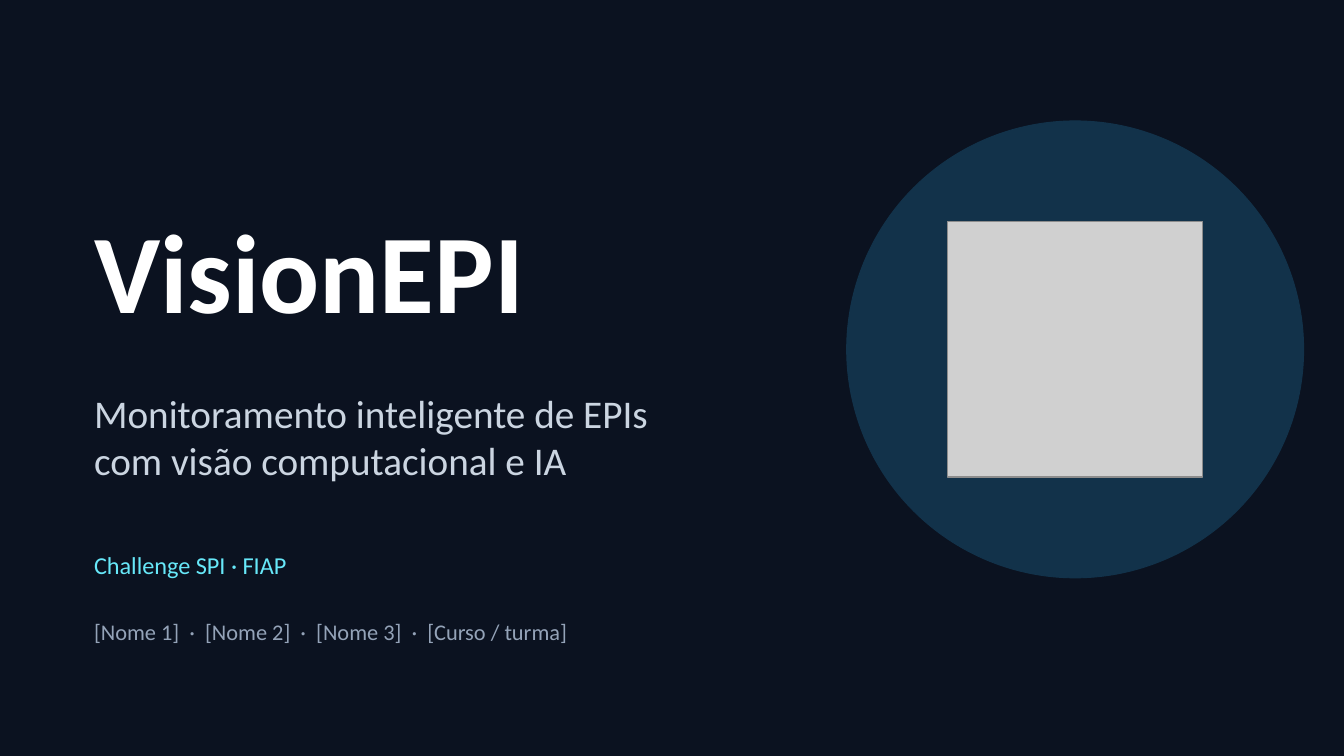
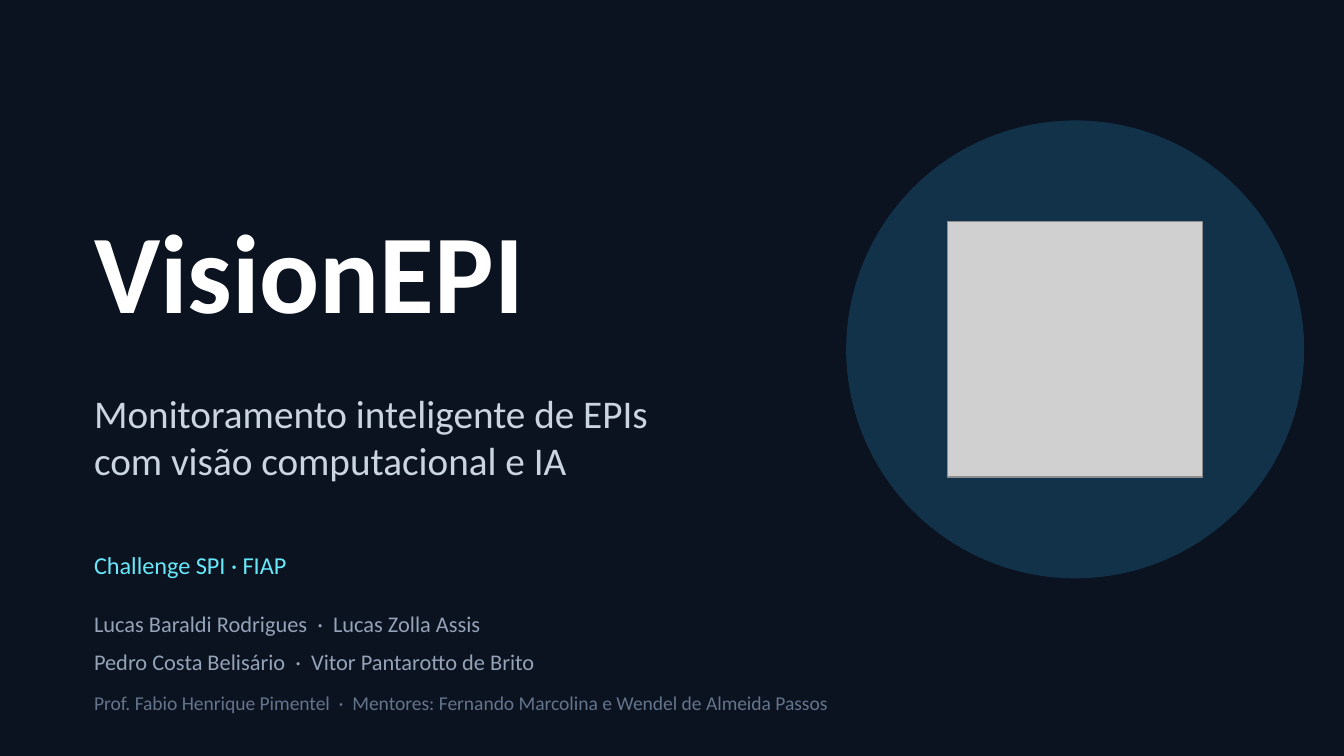
Before and after one commit to bolla-X/Challenge_5550, a slide deck: slide 1 of docs/pitch/VisionEPI-pitch-v3.pptx. Drawn at 1344x756 pixels with LibreOffice and Linux fonts; fonts in the diff are those of the drawing; grey boxes stand for pictures. Boxes give left, top, right and bottom in pixels: in the first picture for what was removed or moved away, otherwise in the second. Text is boxed around its words. In the diff, an @@ line names an element or a change of style, - is before the commit and + after.

```diff
--- a/docs/pitch/VisionEPI-pitch-v3.pptx
+++ b/docs/pitch/VisionEPI-pitch-v3.pptx
@@ text at box(94, 616, 480, 636): text changed @@
-[Nome 1] · [Nome 2] · [Nome 3] · [Curso / turma]
+Lucas Baraldi Rodrigues · Lucas Zolla Assis
@@ text added at box(94, 654, 534, 670), 12 pt, text #94A3B8 @@
+Pedro Costa Belisário · Vitor Pantarotto de Brito
@@ text added at box(94, 696, 827, 713), 10.5 pt, text #64748B @@
+Prof. Fabio Henrique Pimentel · Mentores: Fernando Marcolina e Wendel de Almeida Passos
```
Also in this commit, not shown: 1 other file.
